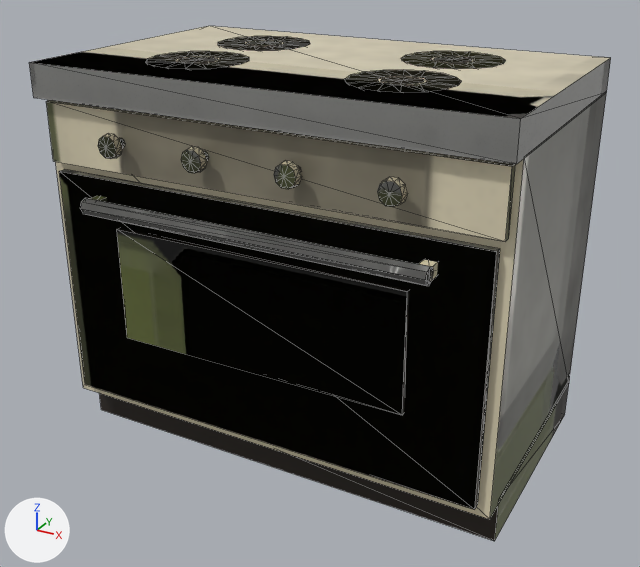
The FBX model art/house/v2/fbx/H_KitchenHob.fbx: old version first, new version second.
Rendered twice from a 50 mm camera at (3.48, -6.33, 4.62) aimed at (0.04, -0.08, 1.5). Lighting does not change. The marker at lower left points along +X, +Y and +Z. The picture after the commit comes second. Mesh edges are drawn as thin lines.

Names of what the first picture shows: 'H_KitchenHob'.
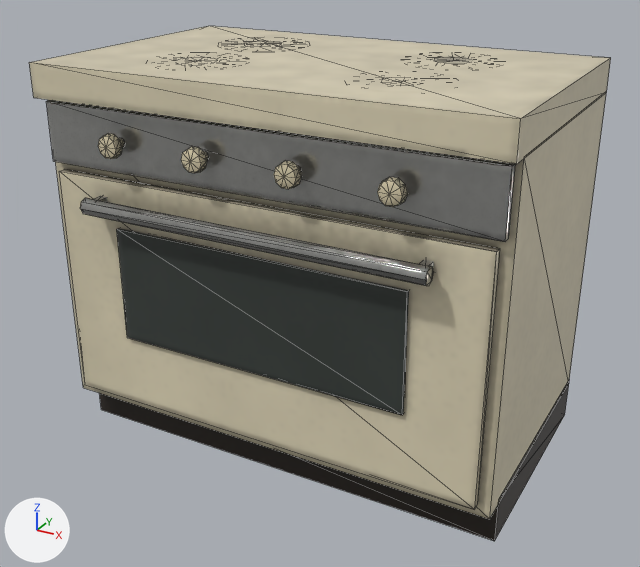
What changed in the scene script:
```text
Change me_h_kitchenhob:
    where me_h_kitchenhob.from_pydata(...)  # 592 vertices, 1116 faces; spans x -2.0..2.0, y -1.29..1.29, z 0.0..3.4
    used by ob_h_kitchenhob; location = (0.0, 0.0, 0.0)
    me_h_kitchenhob part 1: the loose piece of 8 vertices spanning x -1.5..-1.4, y -1.22..-1.01, z 2.25..2.35 is scaled about its middle by (0.7, 0.857, 1), then moved by (0.01, -0.01, 0.0)
    me_h_kitchenhob part 2: the loose piece of 8 vertices spanning x 1.4..1.5, y -1.22..-1.01, z 2.25..2.35 is scaled about its middle by (0.7, 0.857, 1), then moved by (-0.01, -0.01, 0.0)
    me_h_kitchenhob part 3: texture (UV) coordinates of 548 of 1116 faces, centred in x -2.0..2.0, y -1.28..1.29, z 0.0..3.4, changed; they spanned u 0.0..0.99, v 0.0..0.99 and now span u 0.0..0.99, v 0.0..0.99
```

Where the change shows, as pixel boxes (x1, y1, x2, y2) in the pictures (640 x 567 px; the box of a moved part takes in the faces that stretch with it):
'H_KitchenHob', reshaped, surface changed
    both: (29, 26, 611, 541)
part 1 of me_h_kitchenhob, moved or reshaped (mostly hidden)
    before: (90, 196, 107, 202)
    after: (94, 196, 107, 202)
part 2 of me_h_kitchenhob, moved or reshaped (mostly hidden)
    before: (419, 260, 438, 283)
    after: (419, 260, 434, 267)
part 3 of me_h_kitchenhob, surface changed
    both: (29, 33, 611, 541)
